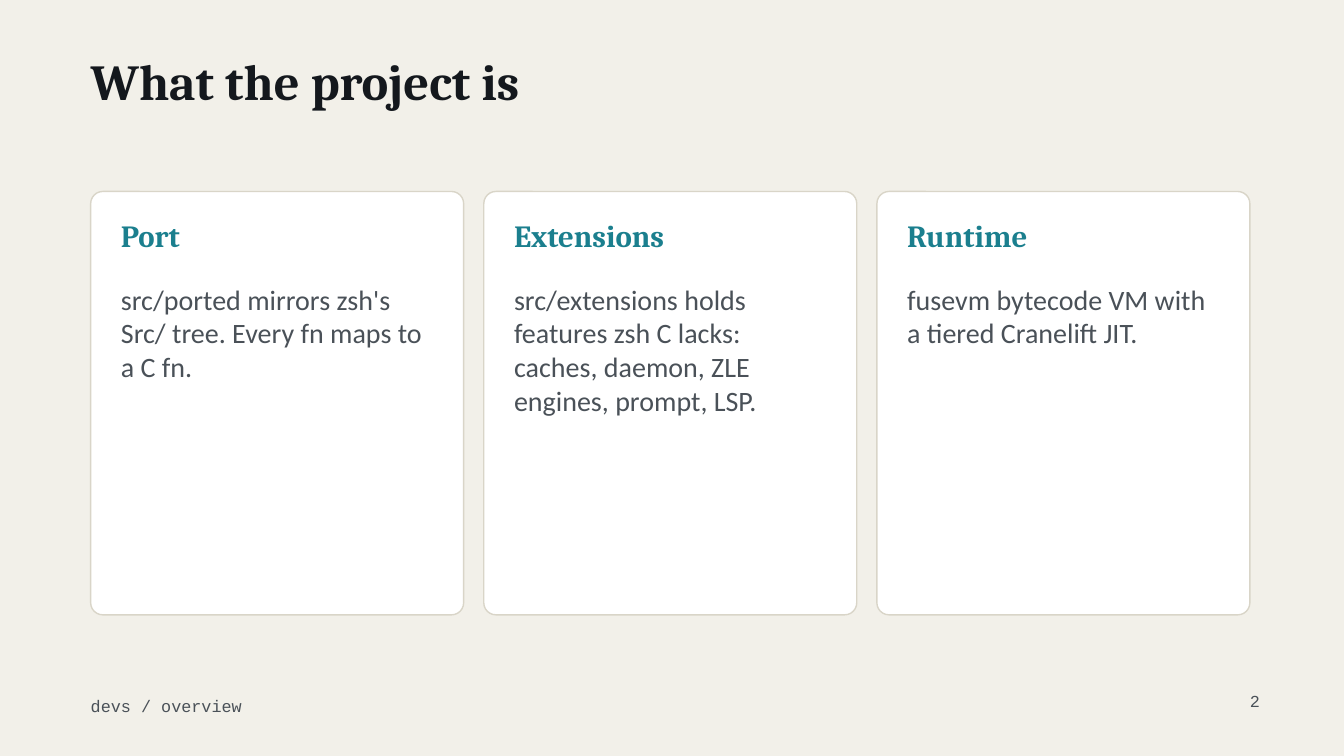
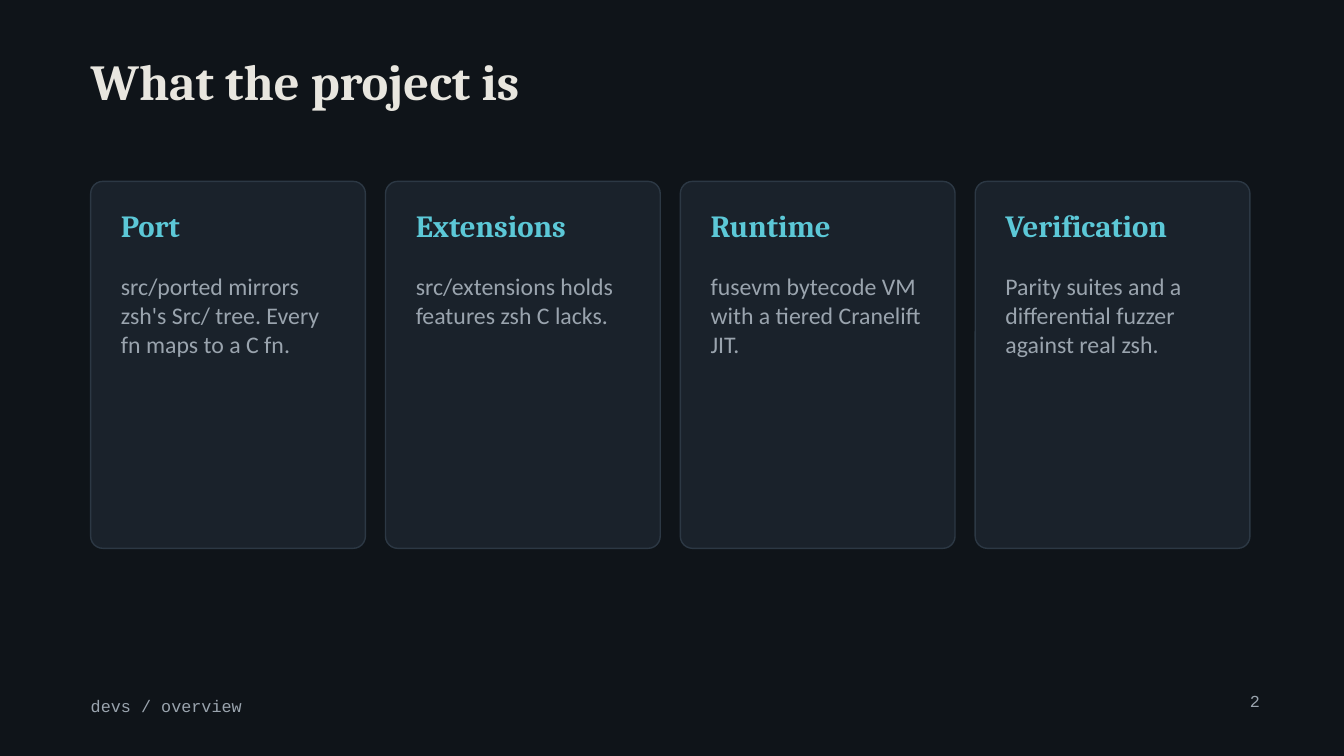
Before and after one commit to MenkeTechnologies/zshrs, a slide deck: slide 2 of docs/talk-devs.pptx. Drawn at 1344x756 pixels with LibreOffice and Linux fonts; fonts in the diff are those of the drawing; background and template pictures are left out. Boxes give left, top, right and bottom in pixels: in the first picture for what was removed or moved away, otherwise in the second. Text is boxed around its words. In the diff, an @@ line names an element or a change of style, - is before the commit and + after.

```diff
--- a/docs/talk-devs.pptx
+++ b/docs/talk-devs.pptx
@@ background #F2F0E9 to #0F1419 @@
@@ title "What the project is" at <box>91,65,519,111</box>: text colour #14181D to #E8E6DF @@
@@ rounded rectangle: place and size @@
-rounded rectangle at <box>91,192,464,615</box>
+rounded rectangle at <box>91,181,366,548</box>
@@ text "Port": place and size @@
-text "Port" at <box>121,226,180,248</box>
+text "Port" at <box>121,216,180,237</box>
@@ rounded rectangle: place and size @@
-rounded rectangle at <box>484,192,857,615</box>
+rounded rectangle at <box>386,181,661,548</box>
@@ text "Extensions": place and size @@
-text "Extensions" at <box>514,225,664,248</box>
+text "Extensions" at <box>416,215,566,237</box>
@@ fill #FFFFFF to #1A222B; outline #D9D5C8 1 pt to #2C3844 1 pt; proportions changed in 3 elements at <box>91,181,366,548</box>, <box>386,181,661,548</box>, <box>681,181,956,548</box> @@
@@ rounded rectangle: place and size @@
-rounded rectangle at <box>877,192,1250,615</box>
+rounded rectangle at <box>681,181,956,548</box>
@@ text colour #1B7F8E to #5CC8D7 in 3 elements at <box>121,216,180,237</box>, <box>416,215,566,237</box>, <box>711,215,831,237</box> @@
@@ text "Runtime": place and size @@
-text "Runtime" at <box>907,225,1027,248</box>
+text "Runtime" at <box>711,215,831,237</box>
@@ rounded rectangle added at <box>976,181,1251,548</box>, fill #1A222B, outline #2C3844 1 pt @@
@@ text added at <box>1005,215,1167,237</box>, 22 pt, text #5CC8D7, bold @@
+Verification
@@ text "src/ported mirrors zsh's Src/ tree. ...": place and size @@
-text "src/ported mirrors zsh's Src/ tree. ..." at <box>121,290,422,377</box>
+text "src/ported mirrors zsh's Src/ tree. ..." at <box>121,278,319,357</box>
@@ text "src/ported mirrors zsh's Src/ tree. ..." at <box>121,278,319,357</box>: size 20 to 17 pt, text colour #4A5158 to #9AA4AE @@
@@ text at <box>416,278,612,324</box>: text changed; size 20 to 17 pt; text colour #4A5158 to #9AA4AE @@
-src/extensions holds features zsh C lacks: caches, daemon, ZLE engines, prompt, LSP.
+src/extensions holds features zsh C lacks.
@@ text "fusevm bytecode VM with a ..." at <box>711,278,921,353</box>: size 20 to 17 pt, text colour #4A5158 to #9AA4AE @@
@@ text "fusevm bytecode VM with a ...": place and size @@
-text "fusevm bytecode VM with a ..." at <box>907,290,1206,343</box>
+text "fusevm bytecode VM with a ..." at <box>711,278,921,353</box>
@@ text added at <box>1005,278,1181,357</box>, 17 pt, text #9AA4AE @@
+Parity suites and a differential fuzzer against real zsh.
@@ text "devs / overview" at <box>91,700,242,712</box>: text colour #4A5158 to #9AA4AE @@
@@ page number at <box>1250,696,1260,707</box>: text colour #4A5158 to #9AA4AE @@
```
Also in this commit, not shown: 13 other slides changed, 41 slides added, 6 slides removed, 2 other files.
